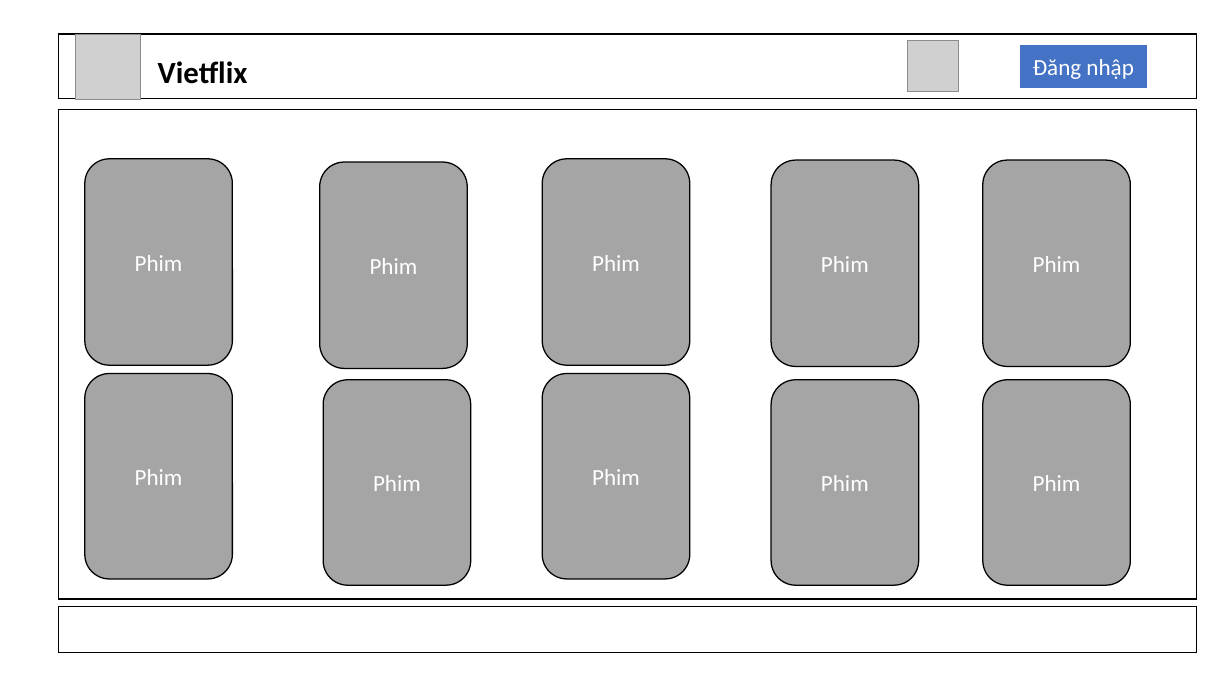
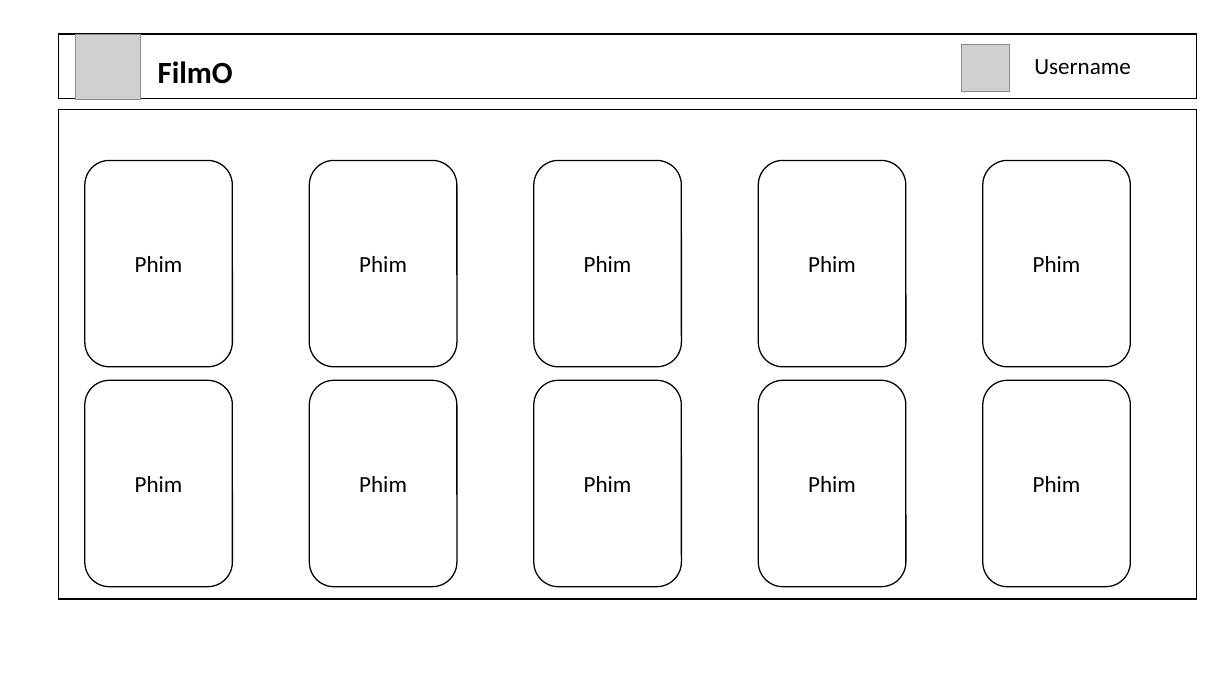
Before and after one commit to namnguyenbk/grad-thesis, a slide deck: slide 1 of Mockup-UI.pptx. Drawn at 1232x693 pixels with LibreOffice and Linux fonts; fonts in the diff are those of the drawing; grey boxes stand for pictures. Boxes give left, top, right and bottom in pixels: in the first picture for what was removed or moved away, otherwise in the second. Text is boxed around its words. In the diff, an @@ line names an element or a change of style, - is before the commit and + after.

```diff
--- a/Mockup-UI.pptx
+++ b/Mockup-UI.pptx
@@ picture moved from (x1=908, y1=41, x2=958, y2=91) to (x1=962, y1=44, x2=1010, y2=92) @@
@@ rectangle removed at (x1=1019, y1=44, x2=1147, y2=89) @@
-Đăng nhập
@@ text added at (x1=1034, y1=59, x2=1130, y2=74), 18 pt, text #000000 @@
+Username
@@ text in rectangle at (x1=158, y1=61, x2=233, y2=84): text changed @@
-Vietflix
+FilmO
@@ rounded rectangle "Phim" moved from (x1=320, y1=162, x2=468, y2=368) to (x1=310, y1=161, x2=457, y2=367) @@
@@ rounded rectangle "Phim" moved from (x1=543, y1=159, x2=690, y2=365) to (x1=534, y1=161, x2=682, y2=367) @@
@@ rounded rectangle "Phim" moved from (x1=85, y1=373, x2=233, y2=579) to (x1=85, y1=381, x2=233, y2=587) @@
@@ 3 rounded rectangles moved together from (x1=323, y1=160, x2=920, y2=585) to (x1=310, y1=161, x2=907, y2=587) @@
@@ text colour #FFFFFF to #000000; fill #A5A5A5 to #FFFFFF in 10 elements at (x1=983, y1=161, x2=1131, y2=367), (x1=85, y1=161, x2=233, y2=367), (x1=534, y1=161, x2=682, y2=367), (x1=310, y1=161, x2=457, y2=367), (x1=759, y1=161, x2=907, y2=367), (x1=983, y1=381, x2=1131, y2=587), (x1=85, y1=381, x2=233, y2=587), (x1=759, y1=381, x2=907, y2=587), (x1=310, y1=381, x2=457, y2=587), (x1=534, y1=381, x2=682, y2=587) @@
@@ rounded rectangle "Phim" moved from (x1=543, y1=373, x2=690, y2=579) to (x1=534, y1=381, x2=682, y2=587) @@
@@ rectangle removed at (x1=58, y1=606, x2=1197, y2=653) @@
```
Also in this commit, not shown: 6 other slides changed, 3 slides added, 6 other files.
